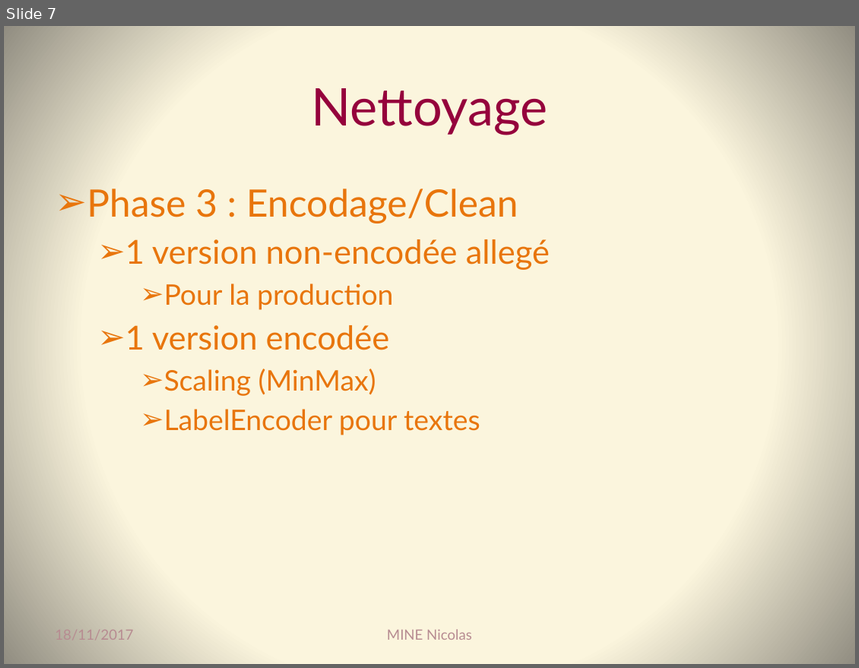
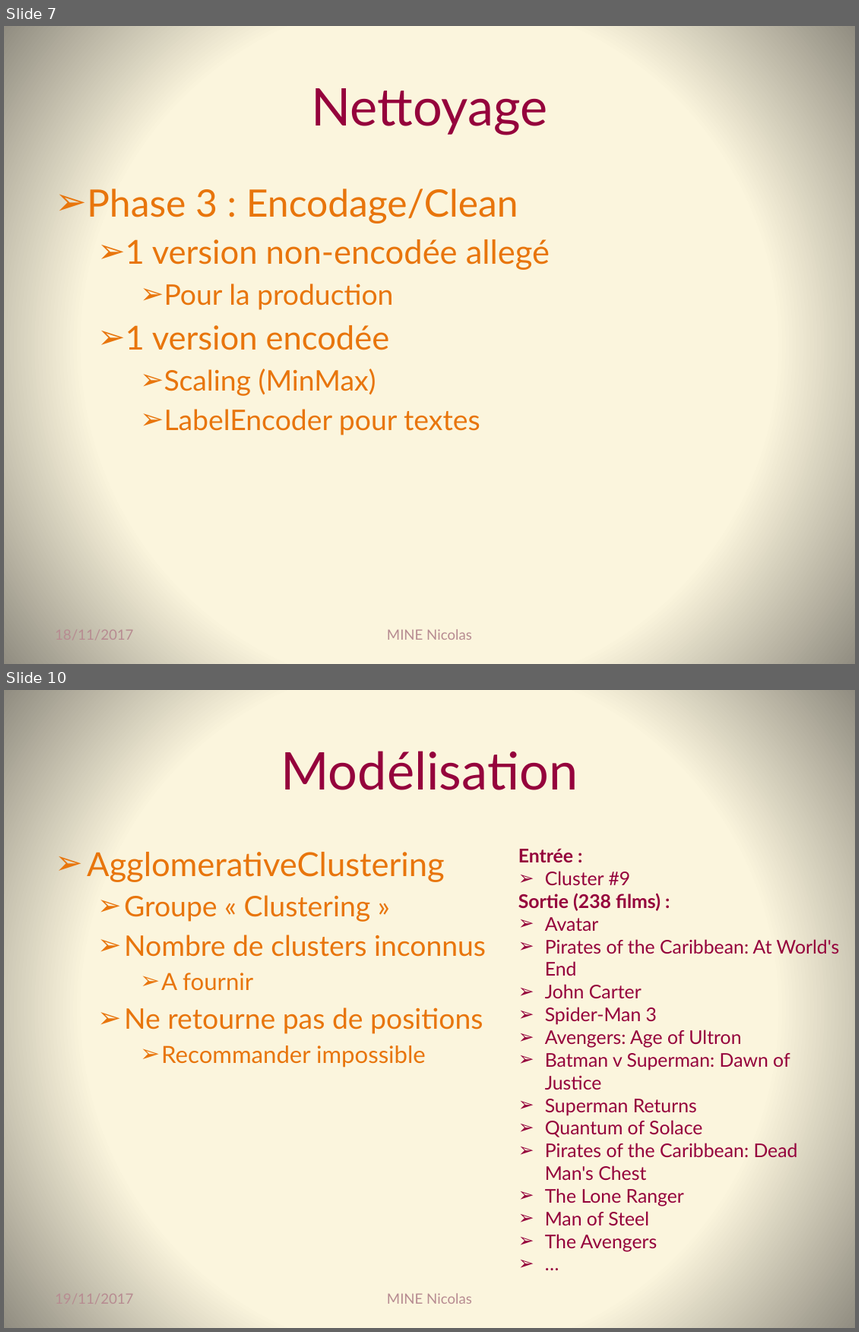
Before and after one commit to Coni63/OC_DS, a slide deck: Projet 3 - recomm. de films/Presentation-projet_3.pptx. Shown one above the other, each under a label of ours: slide 7 before the commit, slides 7 and 10 after it; the slides between them are not shown. The pictures are 859x668 and 859x1332 pixels, drawn with LibreOffice and Linux fonts; fonts in the diff are those of the drawing. Boxes give left, top, right and bottom in pixels: in the first picture for what was removed or moved away, otherwise in the second. Text is boxed around its words. In the diff, an @@ line names an element or a change of style, - is before the commit and + after.

```diff
--- a/Projet 3 - recomm. de films/Presentation-projet_3.pptx
+++ b/Projet 3 - recomm. de films/Presentation-projet_3.pptx
@@ slide 10 added at (4, 690, 855, 1328), background gradient #FCF7DD to #918E81 @@
@@ title added at (281, 751, 578, 790), 44 pt, text #95023C @@
+Modélisation
@@ text added at (519, 848, 840, 1252), 16 pt, text #95023C @@
+Entrée :
+➢ Cluster #9
+Sortie (238 films) :
+➢ Avatar
+➢ Pirates of the Caribbean: At World's End
+➢ John Carter
+➢ Spider-Man 3
+➢ Avengers: Age of Ultron
+➢ Batman v Superman: Dawn of Justice
+➢ Superman Returns
+➢ Quantum of Solace
+➢ Pirates of the Caribbean: Dead Man's Chest
+➢ The Lone Ranger
+➢ Man of Steel
+➢ The Avengers
+➢ …
@@ text added at (87, 852, 486, 1068), 24 pt, text #E8750C @@
+➢ AgglomerativeClustering
+  ➢ Groupe « Clustering »
+  ➢ Nombre de clusters inconnus
+    ➢ A fournir
+  ➢ Ne retourne pas de positions
+    ➢ Recommander impossible
@@ text added at (55, 1294, 133, 1304), 12 pt, text #B78C92 @@
+19/11/2017
@@ text added at (387, 1293, 472, 1304), 12 pt, text #B78C92 @@
+MINE Nicolas
```
Also in this commit, not shown: 5 slides changed, 6 other slides added, 13 other files.
